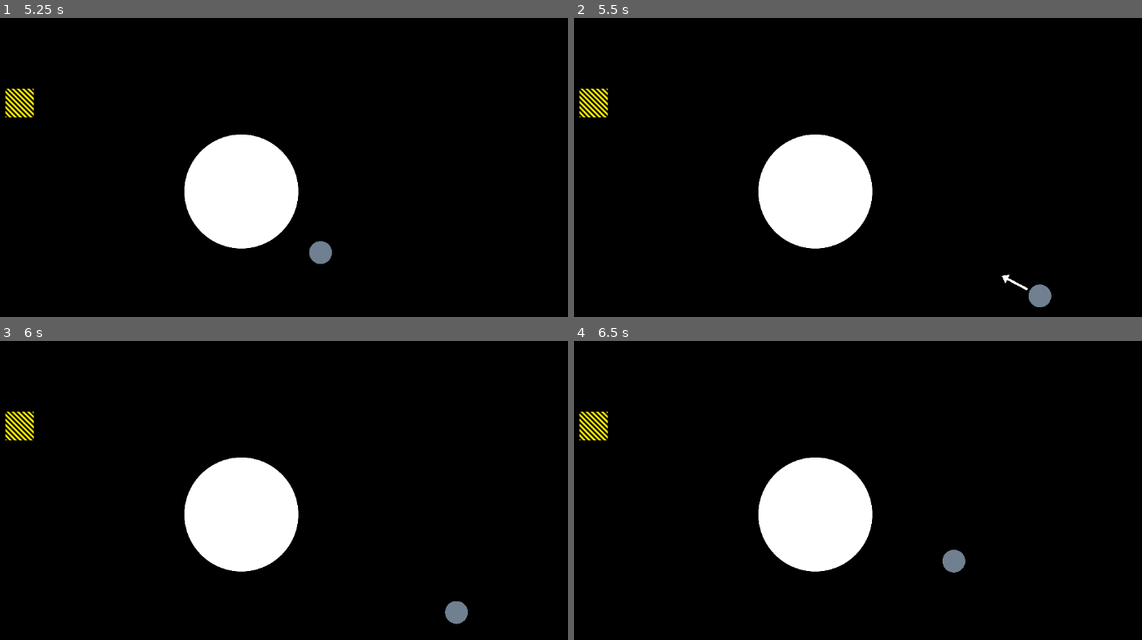
Above: before the commit, frames 1-4 (two rows, left to right).
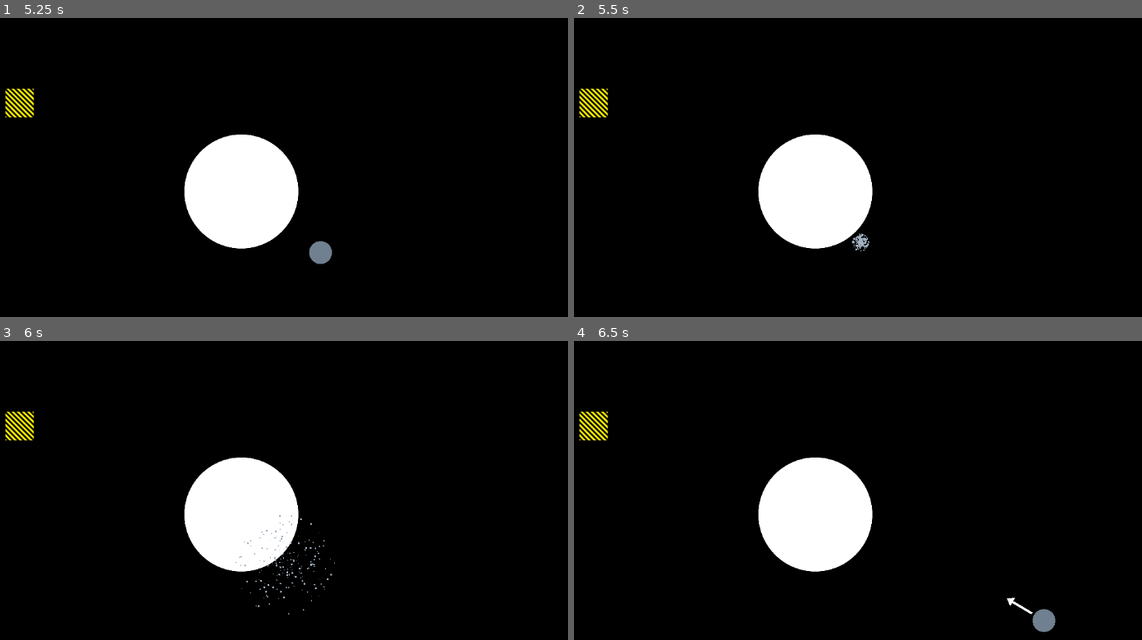
Above: after the commit, the same moments.

Repository: davidscholberg/world_lines
Game: Godot game, scene res://scenes/utility/main.tscn
Same seed, same stepped clock (60 frames per second), same inputs: the game is played once before the commit and once after it.
Inputs (mouse positions are in pixels of both pictures, inside the frame that each line leads up to):
- Up to frame 1 (5.25 s): tap Enter at 0.5 s; move the mouse to (386, 176) at 0.52 s; click (386, 176) at 0.67 s; move the mouse to (107, 212) at 1.27 s; click (107, 212) at 1.42 s; move the mouse to (306, 113) at 2.02 s; click (306, 113) at 2.17 s; move the mouse to (204, 269) at 2.77 s; click (204, 269) at 2.92 s; move the mouse to (437, 248) at 3.52 s; click (437, 248) at 3.67 s; move the mouse to (45, 137) at 4.27 s; click (45, 137) at 4.42 s; move the mouse to (272, 194) at 5.02 s; click (272, 194) at 5.17 s
- Up to frame 2 (5.5 s): no input
- Up to frame 3 (6 s): move the mouse to (142, 424) at 5.77 s; click (142, 424) at 5.92 s
- Up to frame 4 (6.5 s): no input

Frame 1 is identical in both runs. In frame 2, 0.4% of the frame differs, in the area x 48-85%, y 71-97%; in frame 3, 0.5%; in frame 4, 0.6%, in the area x 64-85%, y 69-98%.

Commit message:
added explosion animation when player collides with attractor

Diff:
--- /dev/null
+++ b/scenes/objects/PlayerTexture.gd
@@ -0,0 +1,5 @@
+@tool
+extends Node2D
+
+func _draw():
+	draw_circle(Vector2(), get_parent().radius, Color.SLATE_GRAY)
--- a/scenes/objects/player.gd
+++ b/scenes/objects/player.gd
@@ -22,6 +22,7 @@
 var direction_to_destination_center: Vector2
 var initial_destination_reached_position: Vector2
 var completed_level: bool = false
+var exploding: bool = false
 
 func _setup_collision_shape() -> void:
 	var circle_shape: CircleShape2D = CircleShape2D.new()
@@ -71,6 +72,7 @@
 	global_rotation = 0
 	in_motion = false
 	_handle_mouse_position_player_changes(get_viewport().get_mouse_position())
+	$PlayerTexture.visible = true
 	$ArrowSprite.visible = true
 
 func _handle_mouse_position_player_changes(mouse_position: Vector2) -> void:
@@ -94,6 +96,17 @@
 	mouse_position = Vector2(mouse_position.x / window_scale.x, mouse_position.y / window_scale.y)
 	return mouse_position
 
+func _make_explosion() -> void:
+	exploding = true
+	$PlayerTexture.visible = false
+	$GPUParticles2D.restart()
+	await get_tree().create_timer(1.0).timeout
+	exploding = false
+	_setup_player()
+	# NOTE: the following is required to reset the slide collision count
+	velocity = Vector2()
+	move_and_slide()
+
 func _ready():
 	if Engine.is_editor_hint():
 		return
@@ -107,7 +120,7 @@
 func _input(event):
 	if Engine.is_editor_hint():
 		return
-	if in_motion or destination_reached:
+	if in_motion or exploding or destination_reached:
 		return
 	if event is InputEventMouseButton:
 		var scaled_mouse_position: Vector2 = _scale_mouse_position(event.global_position)
@@ -122,7 +135,7 @@
 func _physics_process(delta):
 	if Engine.is_editor_hint():
 		return
-	if not in_motion or completed_level:
+	if not in_motion or exploding or completed_level:
 		return
 	if destination_reached:
 		if initial_destination_reached_position.distance_to(global_position) > distance_to_destination_center:
@@ -132,12 +145,10 @@
 		global_position += direction_to_destination_center * distance_to_destination_center * delta
 		return
 	if get_slide_collision_count() > 0:
-		_setup_player()
+		_make_explosion()
+		return
 	for attractor in get_tree().get_nodes_in_group("attractors"):
 		var direction: Vector2 = global_position.direction_to(attractor.global_position)
 		var distance_squared: float = global_position.distance_squared_to(attractor.global_position)
 		velocity += direction * ((attractor.radius ** 2) / distance_squared) * gravity_factor * delta
 	move_and_slide()
-
-func _draw():
-	draw_circle(Vector2(), radius, Color.SLATE_GRAY)
--- a/scenes/objects/player.tscn
+++ b/scenes/objects/player.tscn
@@ -1,14 +1,37 @@
-[gd_scene load_steps=3 format=3 uid="uid://2qhvucs3fncu"]
+[gd_scene load_steps=5 format=3 uid="uid://2qhvucs3fncu"]
 
 [ext_resource type="Script" path="res://scenes/objects/player.gd" id="1_p1c6w"]
+[ext_resource type="Script" path="res://scenes/objects/PlayerTexture.gd" id="2_y02h4"]
 [ext_resource type="Texture2D" uid="uid://blatu1jhtjuq8" path="res://assets/arrow.png" id="3_x0gow"]
+
+[sub_resource type="ParticleProcessMaterial" id="ParticleProcessMaterial_nmjqy"]
+particle_flag_disable_z = true
+spread = 180.0
+gravity = Vector3(0, 0, 0)
+initial_velocity_min = 10.0
+initial_velocity_max = 150.0
+orbit_velocity_min = 0.0
+orbit_velocity_max = 0.0
+scale_max = 3.0
+color = Color(0.635294, 0.690196, 0.74902, 1)
 
 [node name="Player" type="CharacterBody2D"]
 motion_mode = 1
 script = ExtResource("1_p1c6w")
 metadata/_edit_group_ = true
 
+[node name="PlayerTexture" type="Node2D" parent="."]
+script = ExtResource("2_y02h4")
+
 [node name="ArrowSprite" type="Sprite2D" parent="."]
 position = Vector2(-0.2, -50)
 scale = Vector2(0.05, 0.05)
 texture = ExtResource("3_x0gow")
+
+[node name="GPUParticles2D" type="GPUParticles2D" parent="."]
+emitting = false
+amount = 200
+process_material = SubResource("ParticleProcessMaterial_nmjqy")
+one_shot = true
+explosiveness = 1.0
+fixed_fps = 60
